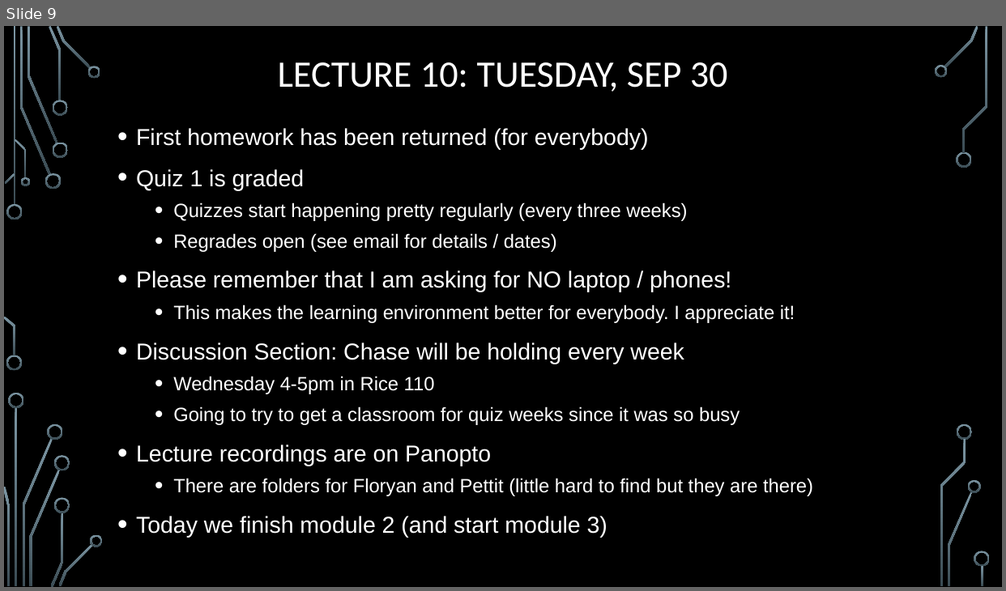
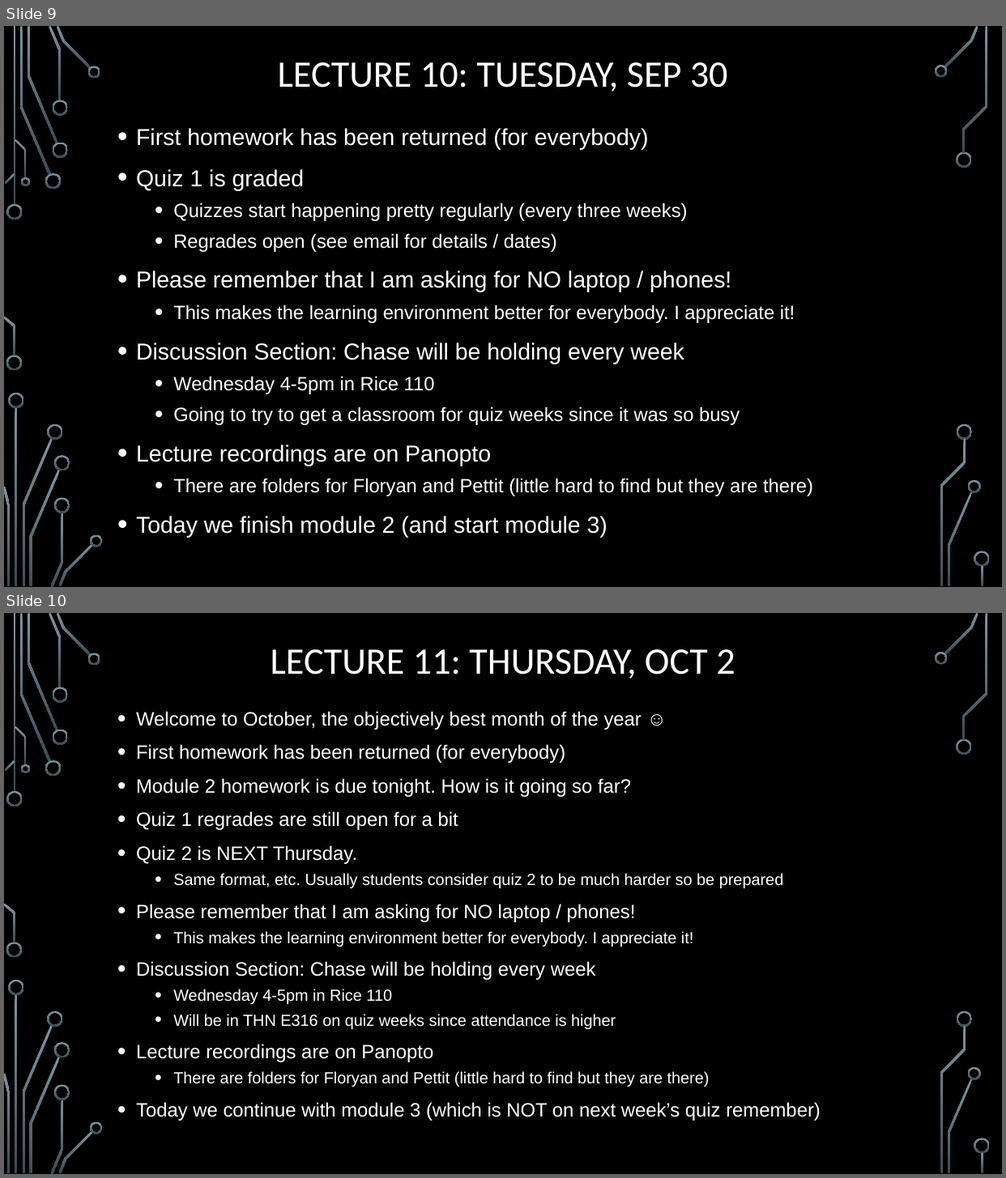
Before and after one commit to markfloryan/dmt2, a slide deck: slides/00-DailyAnnouncements.pptx. Shown one above the other, each under a label of ours: slide 9 before the commit, slides 9 and 10 after it. The pictures are 1006x591 and 1006x1178 pixels, drawn with LibreOffice and Linux fonts; fonts in the diff are those of the drawing; background and template pictures are left out. Boxes give left, top, right and bottom in pixels: in the first picture for what was removed or moved away, otherwise in the second. Text is boxed around its words. In the diff, an @@ line names an element or a change of style, - is before the commit and + after.

```diff
--- a/slides/00-DailyAnnouncements.pptx
+++ b/slides/00-DailyAnnouncements.pptx
@@ slide 10 added at <box>4,613,1002,1174</box>, background picture (left out); not listed: 36 template elements that a slide beside it also shows @@
@@ title added at <box>270,649,735,679</box>, 36 pt, text #FFFFFF @@
+LECTURE 11: THURSDAY, OCT 2
@@ text added at <box>136,711,820,1121</box>, 18.6 pt, text #FFFFFF @@
+• Welcome to October, the objectively best month of the year ☺
+• First homework has been returned (for everybody)
+• Module 2 homework is due tonight. How is it going so far?
+• Quiz 1 regrades are still open for a bit
+• Quiz 2 is NEXT Thursday.
+  • Same format, etc. Usually students consider quiz 2 to be much harder so be prepared
+• Please remember that I am asking for NO laptop / phones!
+  • This makes the learning environment better for everybody. I appreciate it!
+• Discussion Section: Chase will be holding every week
+  • Wednesday 4-5pm in Rice 110
+  • Will be in THN E316 on quiz weeks since attendance is higher
+• Lecture recordings are on Panopto
+  • There are folders for Floryan and Pettit (little hard to find but they are there)
+• Today we continue with module 3 (which is NOT on next week’s quiz remember)
```
Also in this commit, not shown: 1 slide changed, 1 other file.
